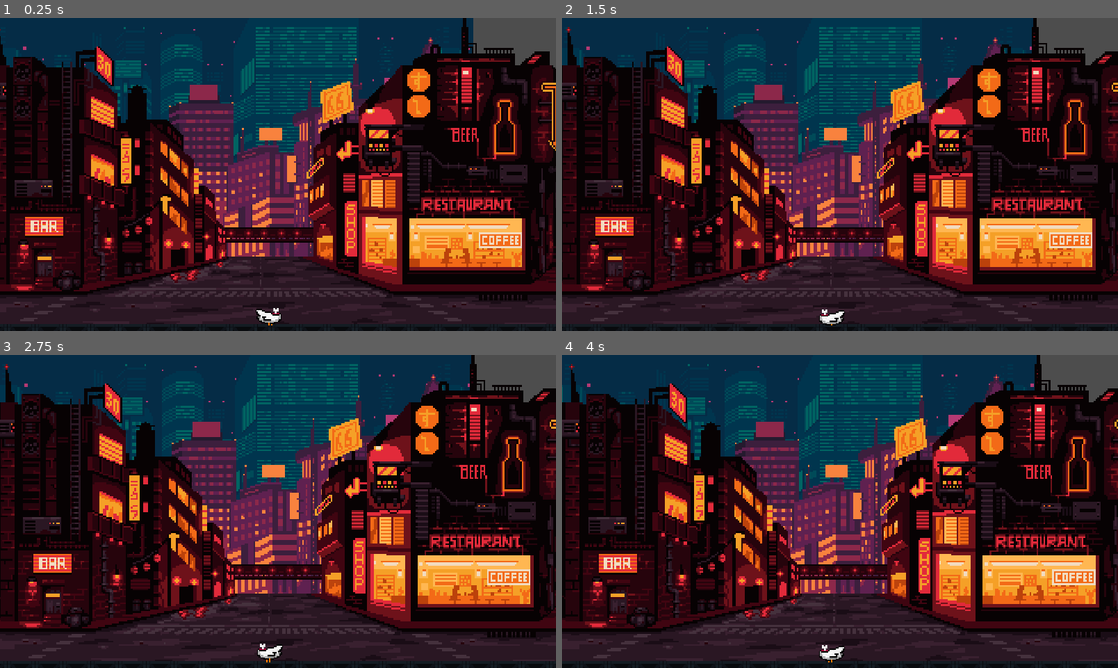
Above: before the commit, frames 1-4 (two rows, left to right).
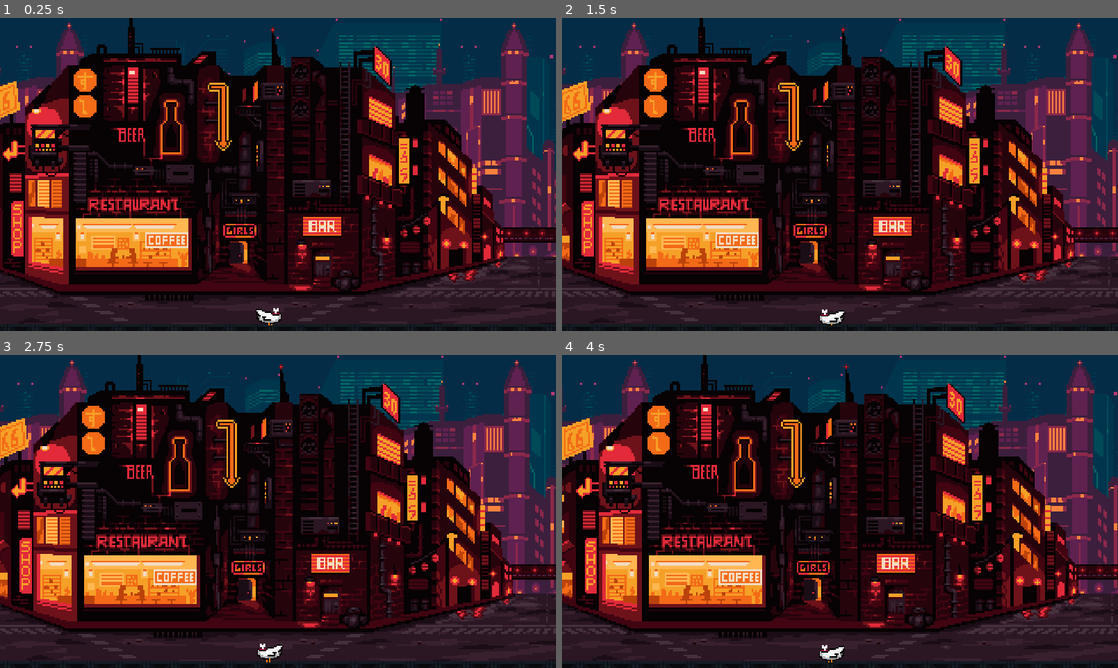
Above: after the commit, the same moments.

Repository: teo-clerk/CHICKHEAD
Game: Godot game, scene res://Scenes/parallax_background.tscn
Two runs of this game, one before a commit and one after it. Both use one fixed random seed, a clock stepped at 60 frames per second and the inputs below. This scene is started directly instead of the project's main scene.
Inputs (mouse positions are in pixels of both pictures, inside the frame that each line leads up to):
- Up to frame 1 (0.25 s): no input
- Up to frame 2 (1.5 s): move the mouse to (962, 158) at 0.52 s; press the mouse at (962, 158) at 0.53 s; move the mouse to (728, 190) at 1.27 s; release the mouse at (728, 190) at 1.28 s; tap Space (espai) at 1.35 s
- Up to frame 3 (2.75 s): tap Enter at 2 s; move the mouse to (333, 442) at 2.02 s; press the mouse at (333, 442) at 2.03 s
- Up to frame 4 (4 s): tap Space (espai) at 2.75, 2.85 s; move the mouse to (812, 574) at 2.77 s; release the mouse at (812, 574) at 2.78 s; tap Enter at 3.5 s; move the mouse to (1006, 558) at 3.52 s; press the mouse at (1006, 558) at 3.53 s

The runs differ from the first frame. In frame 1, 70% of the frame differs, in the area x 0-100%, y 0-98%; in frame 2, 70%; in frame 3, 70%; in frame 4, 70%.

Commit message:
Background acabat

Diff:
--- a/Scenes/parallax_background.tscn
+++ b/Scenes/parallax_background.tscn
@@ -185,30 +185,36 @@
 
 [node name="1" type="ParallaxLayer" parent="ParallaxBackground"]
 motion_scale = Vector2(0.05, 0.05)
-motion_mirroring = Vector2(765, 0)
 
 [node name="Sprite2D" type="Sprite2D" parent="ParallaxBackground/1"]
-position = Vector2(412, 262)
-scale = Vector2(3, 3)
+texture_repeat = 2
+position = Vector2(412, 270.75)
+scale = Vector2(3, 3.09563)
 texture = ExtResource("1_q31ff")
+region_enabled = true
+region_rect = Rect2(0, 0, 100000, 183.839)
 
 [node name="2" type="ParallaxLayer" parent="ParallaxBackground"]
 motion_scale = Vector2(0.1, 0.1)
-motion_mirroring = Vector2(1050, 0)
 
 [node name="Sprite2D" type="Sprite2D" parent="ParallaxBackground/2"]
+texture_repeat = 2
 position = Vector2(412, 262)
 scale = Vector2(3, 3)
 texture = ExtResource("2_23b4p")
+region_enabled = true
+region_rect = Rect2(0, 16.14, 100000, 176.66)
 
 [node name="3" type="ParallaxLayer" parent="ParallaxBackground"]
 motion_scale = Vector2(0.3, 0.3)
-motion_mirroring = Vector2(1050, 0)
 
 [node name="Sprite2D" type="Sprite2D" parent="ParallaxBackground/3"]
+texture_repeat = 2
 position = Vector2(412, 262)
 scale = Vector2(3, 3)
 texture = ExtResource("3_dbi34")
+region_enabled = true
+region_rect = Rect2(0, 0, 100000, 192)
 
 [node name="TileMap" type="TileMap" parent="."]
 scale = Vector2(1.5, 1.5)
